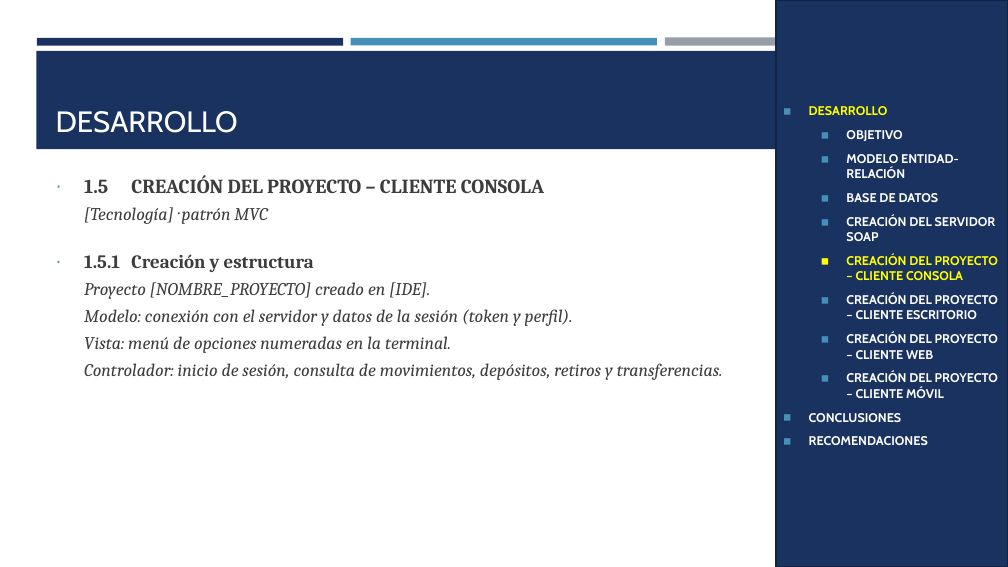
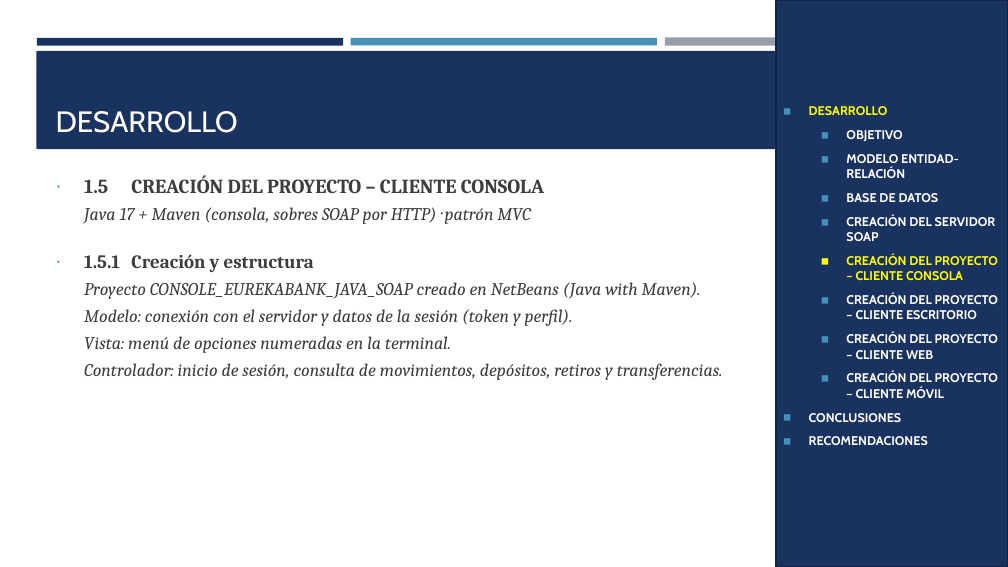
Before and after one commit to IMarcusDev/TI.1.1.-PAO202651_SOAP_JAVA_CONBDD_NRC36883_GR04, a slide deck: slide 13 of 05. DOCUMENTACION/PRESENTACION TI.1.1. SOAP con BDD en JAVA GR4.pptx. Drawn at 1008x567 pixels with LibreOffice and Linux fonts; fonts in the diff are those of the drawing. Boxes give left, top, right and bottom in pixels: in the first picture for what was removed or moved away, otherwise in the second. Text is boxed around its words. In the diff, an @@ line names an element or a change of style, - is before the commit and + after.

```diff
--- a/05. DOCUMENTACION/PRESENTACION TI.1.1. SOAP con BDD en JAVA GR4.pptx
+++ b/05. DOCUMENTACION/PRESENTACION TI.1.1. SOAP con BDD en JAVA GR4.pptx
@@ text at box(84, 207, 531, 224): text changed @@
-[Tecnología] · patrón MVC
+Java 17 + Maven (consola, sobres SOAP por HTTP) · patrón MVC
@@ text at box(84, 282, 701, 299): text changed @@
-Proyecto [NOMBRE_PROYECTO] creado en [IDE].
+Proyecto CONSOLE_EUREKABANK_JAVA_SOAP creado en NetBeans (Java with Maven).
```
Also in this commit, not shown: 19 other slides changed, 4 slides added.
